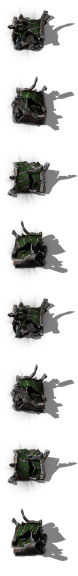
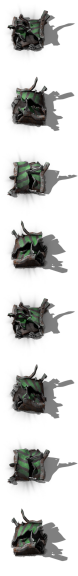
Before/after of a 78×576 layered artwork. What changed in the layer stack:
painted on "tier 4" over 7, 10, 75, 557
